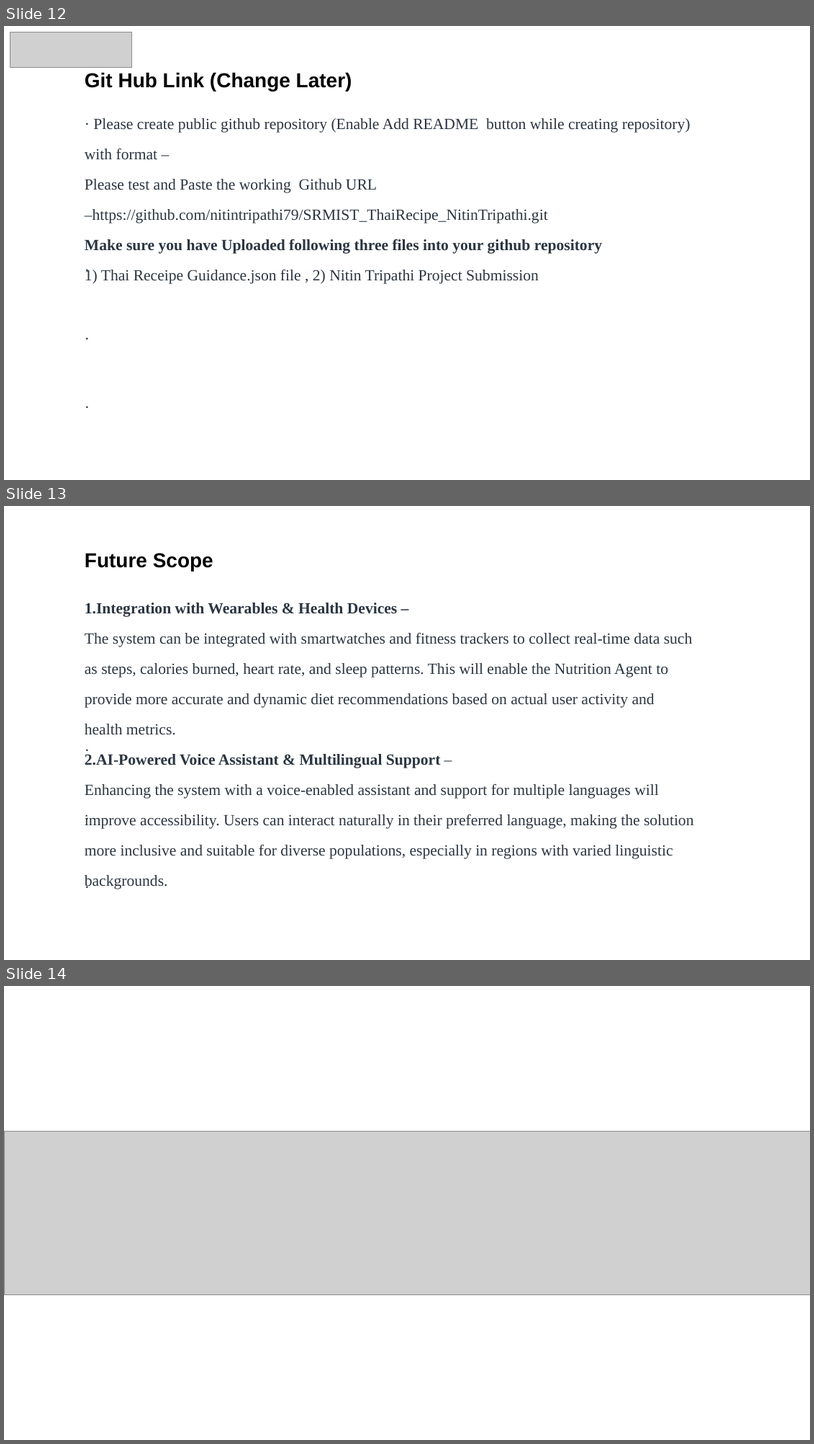
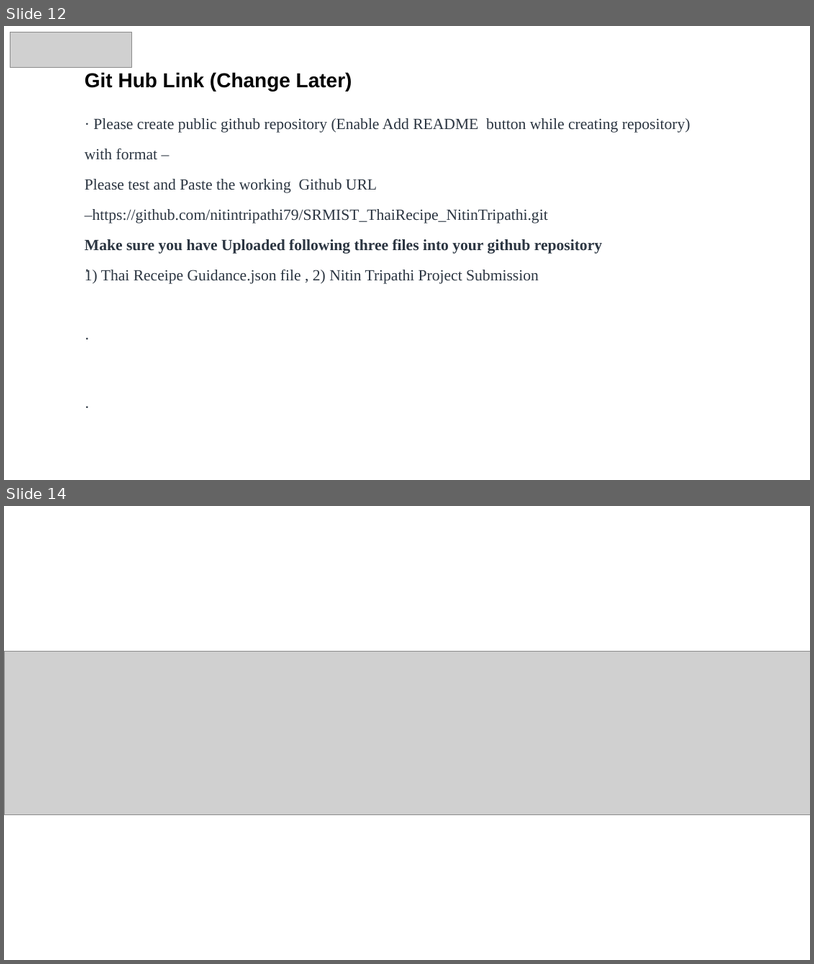
Before and after one commit to nitintripathi79/SRMIST_ThaiRecipe_NitinTripathi, a slide deck: Nitin Tripathi Project Submission.pptx. Shown one above the other, each under a label of ours: slides 12, 13 and 14 before the commit, slides 12 and 14 after it; the slides between them are not shown. The pictures are 814x1444 and 814x964 pixels, drawn with LibreOffice and Linux fonts; fonts in the diff are those of the drawing; grey boxes stand for pictures. Boxes give left, top, right and bottom in pixels: in the first picture for what was removed or moved away, otherwise in the second. Text is boxed around its words. In the diff, an @@ line names an element or a change of style, - is before the commit and + after.

```diff
--- a/Nitin Tripathi Project Submission.pptx
+++ b/Nitin Tripathi Project Submission.pptx
@@ slide 13 removed at (4, 506, 810, 960), background #FFFFFF @@
@@ text removed at (85, 553, 214, 571) @@
-Future Scope
@@ text removed at (85, 602, 694, 859) @@
-1.Integration with Wearables & Health Devices –
-The system can be integrated with smartwatches and fitness trackers to collect real-time data such as steps, calories burned, heart rate, and sleep patterns. This will enable the Nutrition Agent to provide more accurate and dynamic diet recommendations based on actual user activity and health metrics.
-2.AI-Powered Voice Assistant & Multilingual Support –
-Enhancing the system with a voice-enabled assistant and support for multiple languages will improve accessibility. Users can interact naturally in their preferred language, making the solution more inclusive and suitable for diverse populations, especially in regions with varied linguistic backgrounds.
@@ text removed at (85, 728, 579, 779) @@
-·
@@ text removed at (85, 797, 579, 848) @@
-·
@@ text removed at (85, 865, 579, 890) @@
-·
```
Also in this commit, not shown: 4 slides changed, 1 slide added.
